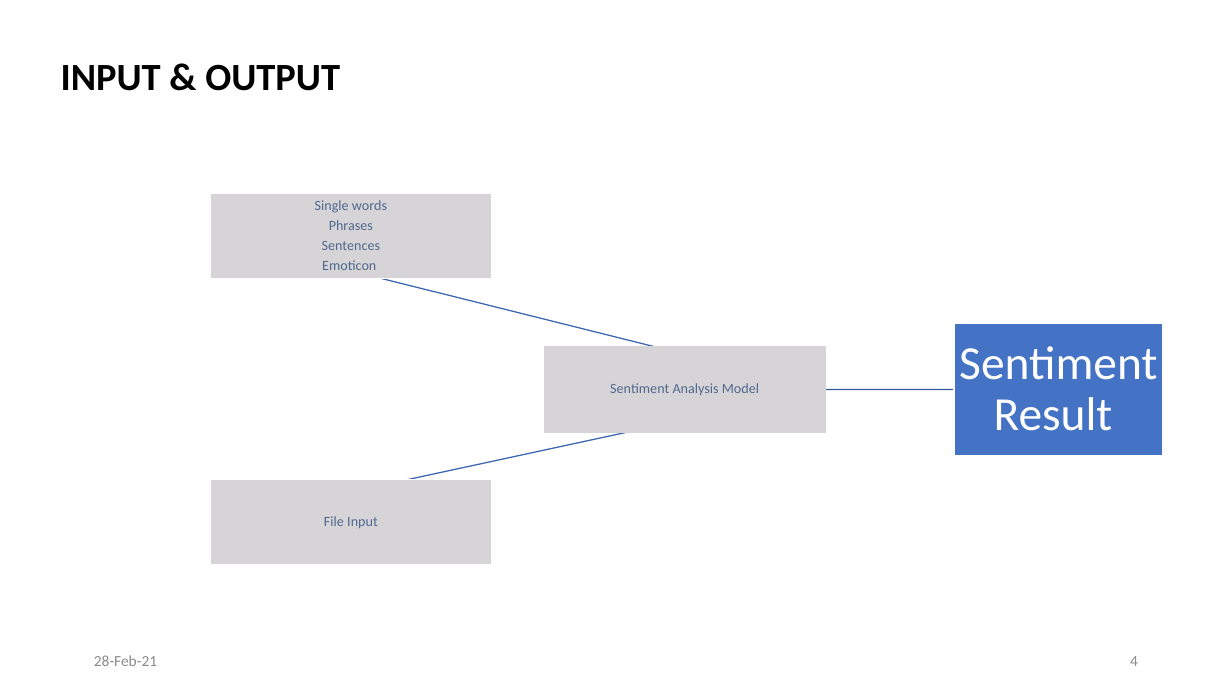
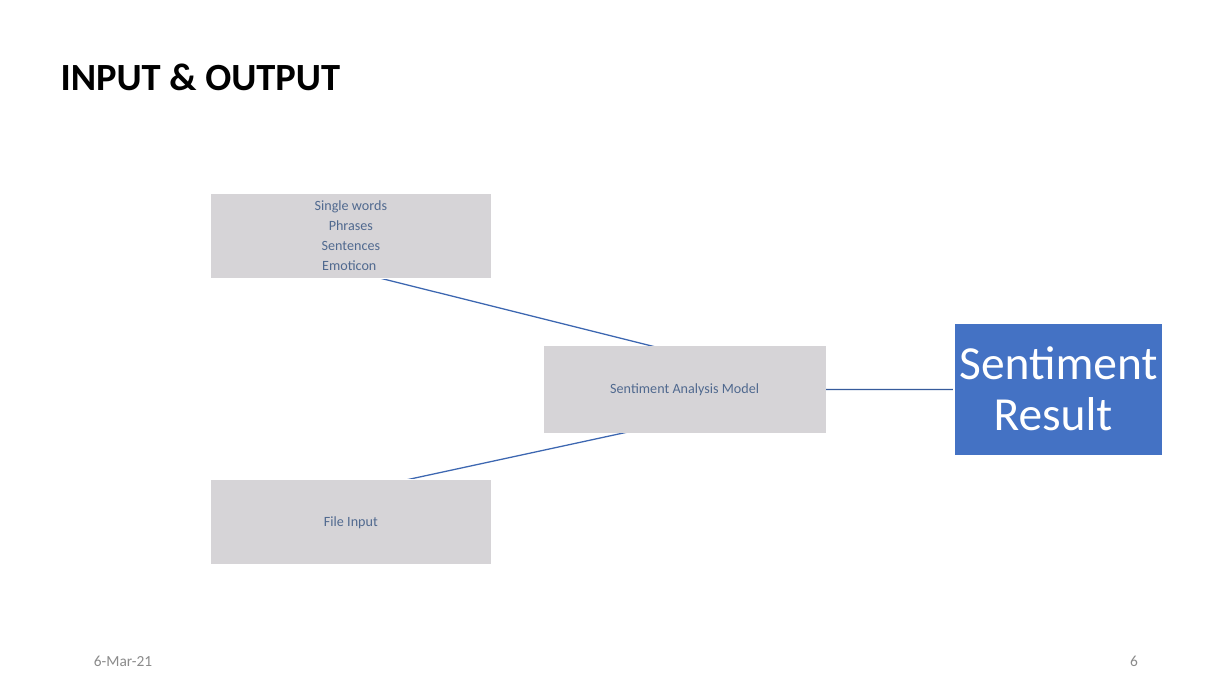
Before and after one commit to Damianus04/data-science-purwadhika-final-project, a slide deck: slide 6 of 0-Final-Project-Overview.pptx (slide 4 before the commit). Drawn at 1232x693 pixels with LibreOffice and Linux fonts; fonts in the diff are those of the drawing. Boxes give left, top, right and bottom in pixels: in the first picture for what was removed or moved away, otherwise in the second. Text is boxed around its words. In the diff, an @@ line names an element or a change of style, - is before the commit and + after.

```diff
--- a/0-Final-Project-Overview.pptx
+++ b/0-Final-Project-Overview.pptx
@@ text at (x1=94, y1=656, x2=152, y2=666): text changed @@
-28-Feb-21
+6-Mar-21
@@ page number at (x1=1130, y1=655, x2=1138, y2=666): text changed @@
-4
+6
```
Also in this commit, not shown: 5 other slides changed, 2 slides added, 3 other files.
